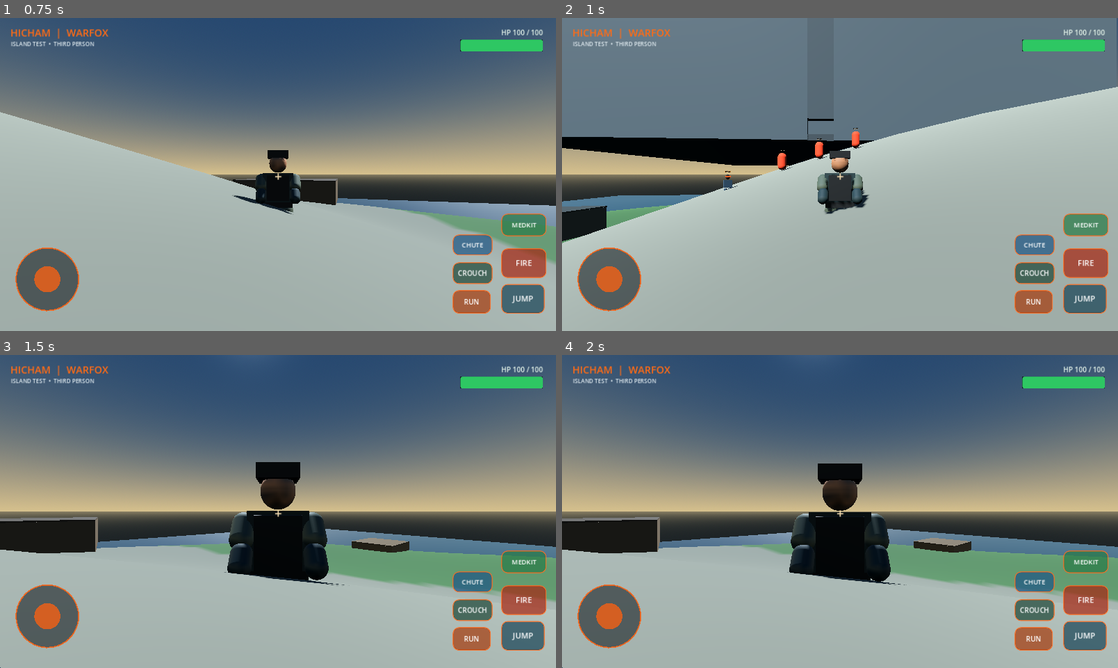
Above: before the commit, frames 1-4 (two rows, left to right).
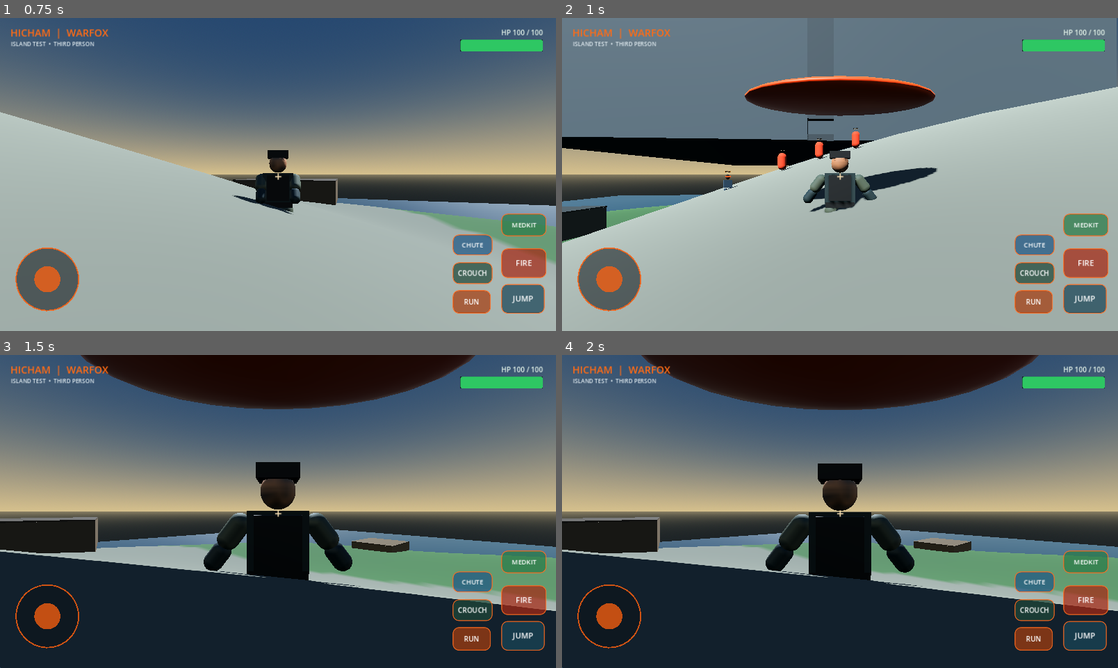
Above: after the commit, the same moments.

Repository: hicham07dzz-cyber/WARFOX
Game: Godot game, scene res://scenes/main.tscn
Two runs of this game, one before a commit and one after it. Both use one fixed random seed, a clock stepped at 60 frames per second and the inputs below.
Inputs (mouse positions are in pixels of both pictures, inside the frame that each line leads up to):
- Up to frame 1 (0.75 s): move the mouse to (400, 158) at 0.52 s; hold D (move_right) from 0.53 s (still down); tap H (heal, bound only after the commit) at 0.6 s; click (400, 158) at 0.67 s
- Up to frame 2 (1 s): keep holding D (move_right); tap Space (jump) at 0.77 s; tap P (parachute, bound only after the commit) at 0.8 s
- Up to frame 3 (1.5 s): release D (move_right) at 1.25 s; drag from (166, 527) to (250, 574) at 1.27 s
- Up to frame 4 (2 s): no input

Frame 1 is identical in both runs. In frame 2, 4.5% of the frame differs, in the area x 32-68%, y 18-63%; in frame 3, 38%; in frame 4, 38%, in the area x 0-100%, y 0-100%.

Commit message:
Add keyboard bindings for medkit and parachute

Diff:
--- a/scripts/main.gd
+++ b/scripts/main.gd
@@ -24,6 +24,8 @@
 	_add_key("sprint", KEY_SHIFT)
 	_add_key("crouch", KEY_CTRL)
 	_add_key("fire", KEY_F)
+	_add_key("heal", KEY_H)
+	_add_key("parachute", KEY_P)
 	var mouse_fire := InputEventMouseButton.new()
 	mouse_fire.button_index = MOUSE_BUTTON_LEFT
 	InputMap.action_add_event("fire", mouse_fire)
